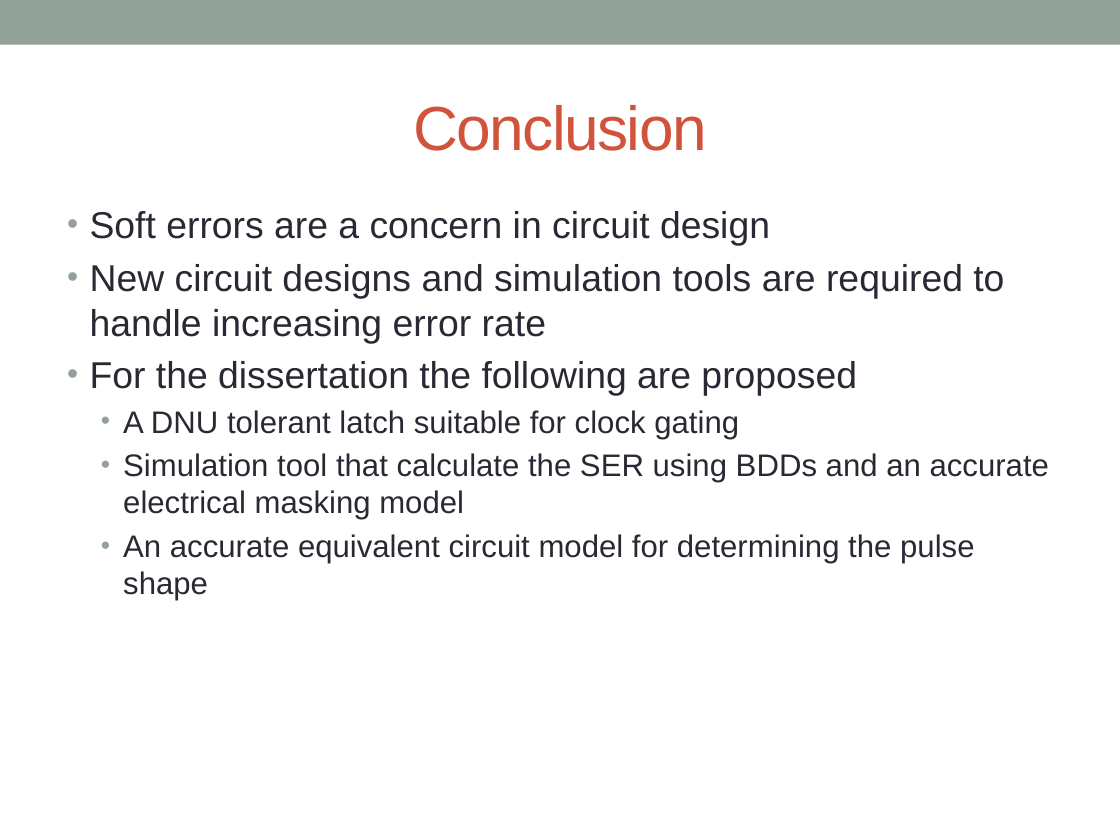
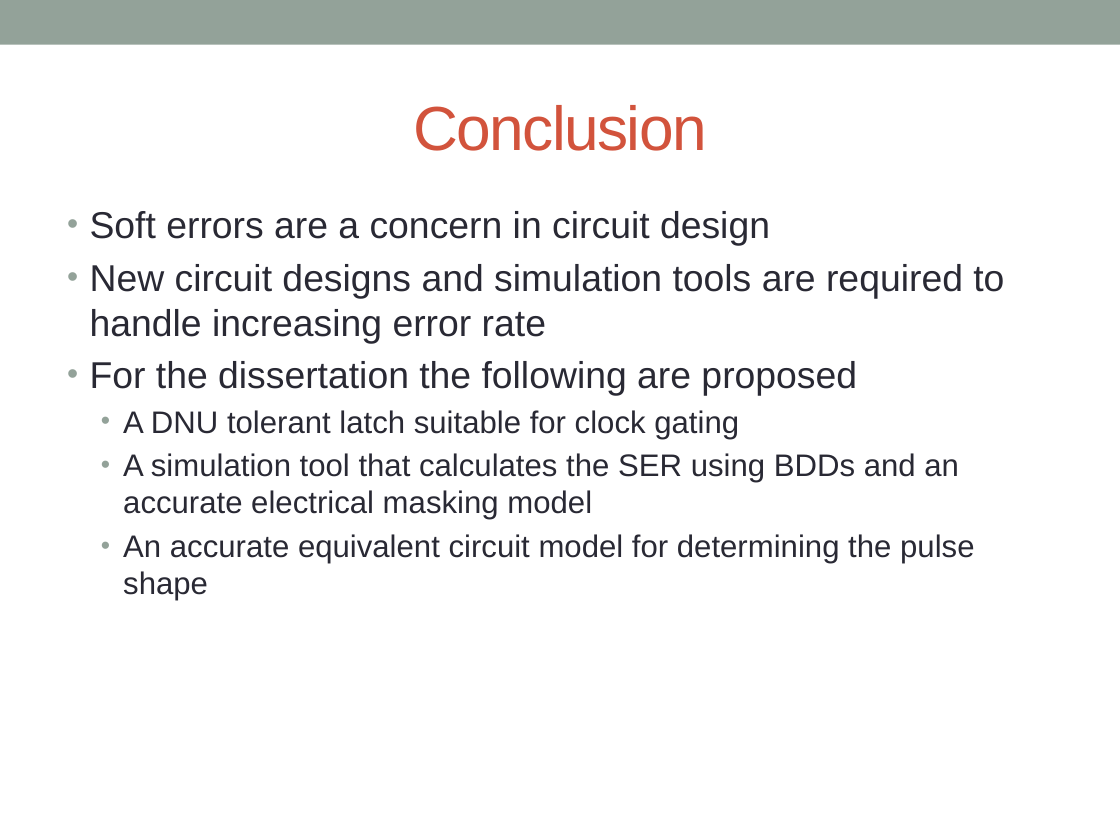
Before and after one commit to acwatkins88/Fast_SET, a slide deck: slide 29 of Dissertation/Dissertation Proposal/Dissertation Proposal.pptx. Drawn at 1120x840 pixels with LibreOffice and Linux fonts; fonts in the diff are those of the drawing; background and template pictures are left out. Boxes give left, top, right and bottom in pixels: in the first picture for what was removed or moved away, otherwise in the second. Text is boxed around its words. In the diff, an @@ line names an element or a change of style, - is before the commit and + after.

```diff
--- a/Dissertation/Dissertation Proposal/Dissertation Proposal.pptx
+++ b/Dissertation/Dissertation Proposal/Dissertation Proposal.pptx
@@ text at (x1=123, y1=453, x2=959, y2=520): text changed @@
-  • Simulation tool that calculate the SER using BDDs and an accurate electrical masking model
+  • A simulation tool that calculates the SER using BDDs and an accurate electrical masking model
```
Also in this commit, not shown: 17 other slides changed, 18 other files.
